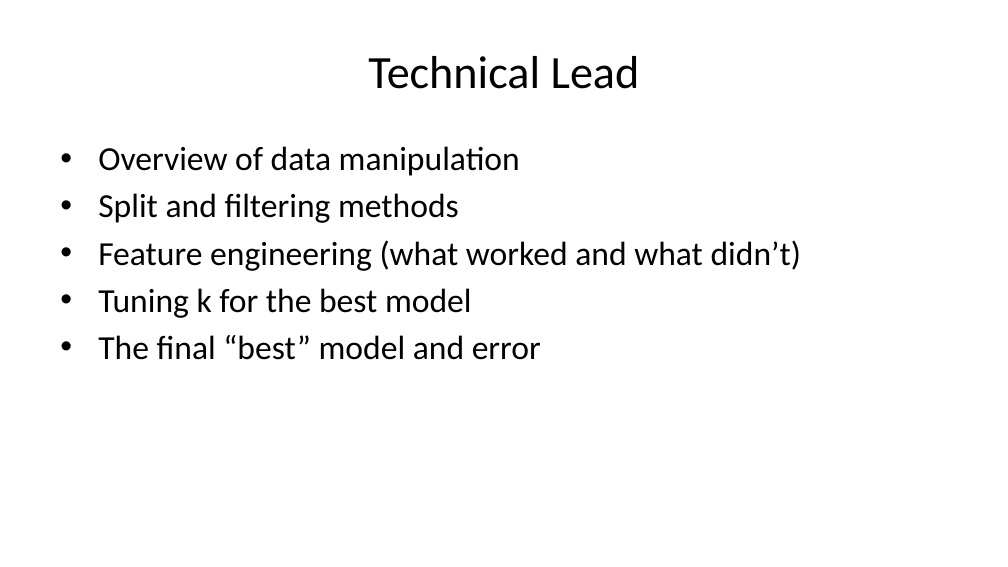
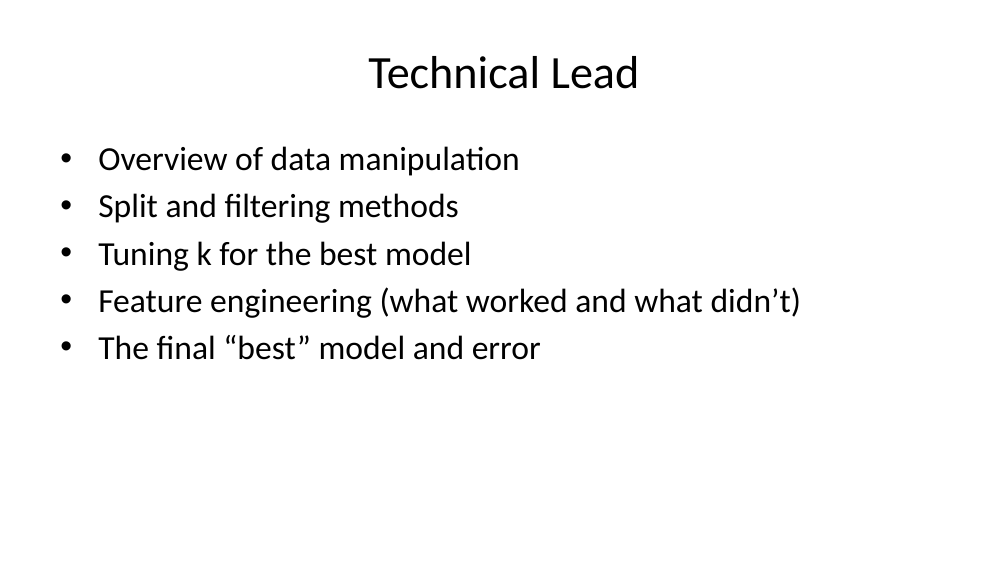
Before and after one commit to deancallahan25/Redwood-Analytics-Portfolio, a slide deck: slide 16 of Project-3/presentation.pptx. Drawn at 1008x567 pixels with LibreOffice and Linux fonts; fonts in the diff are those of the drawing. Boxes give left, top, right and bottom in pixels: in the first picture for what was removed or moved away, otherwise in the second. Text is boxed around its words. In the diff, an @@ line names an element or a change of style, - is before the commit and + after.

```diff
--- a/Project-3/presentation.pptx
+++ b/Project-3/presentation.pptx
@@ text at (x1=98, y1=241, x2=472, y2=271): paragraph added @@
+• Tuning k for the best model
@@ text at (x1=98, y1=288, x2=472, y2=318): paragraph removed @@
-• Tuning k for the best model
```
Also in this commit, not shown: 7 other slides changed, 3 slides added, 1 slide removed, 1 other file.
